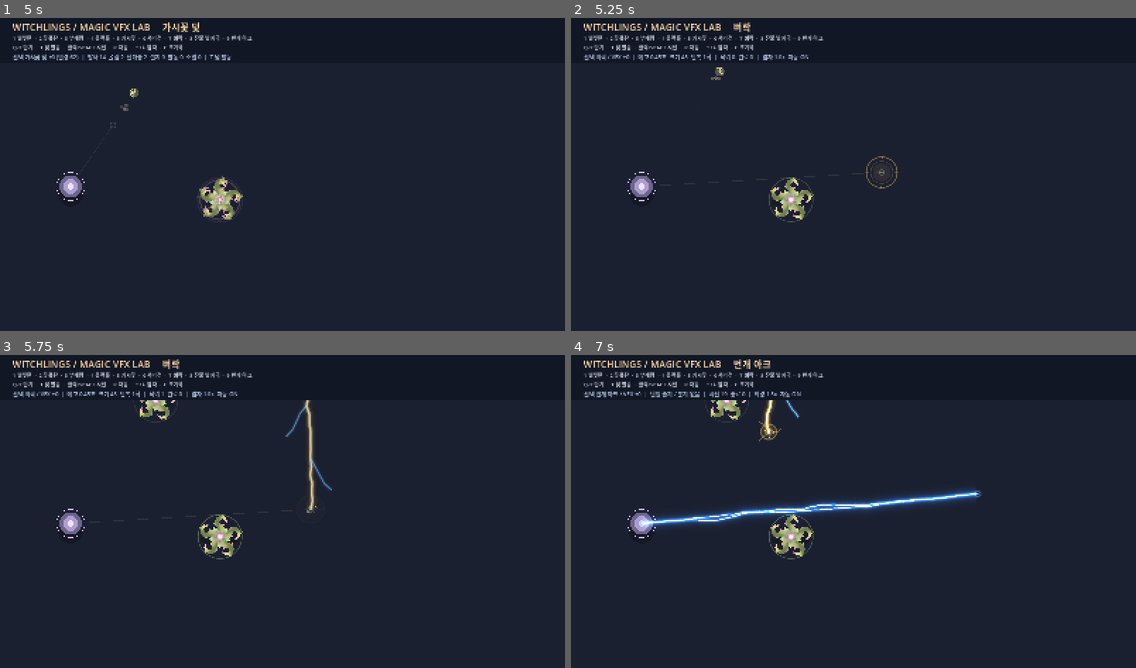
Above: before the commit, frames 1-4 (two rows, left to right).
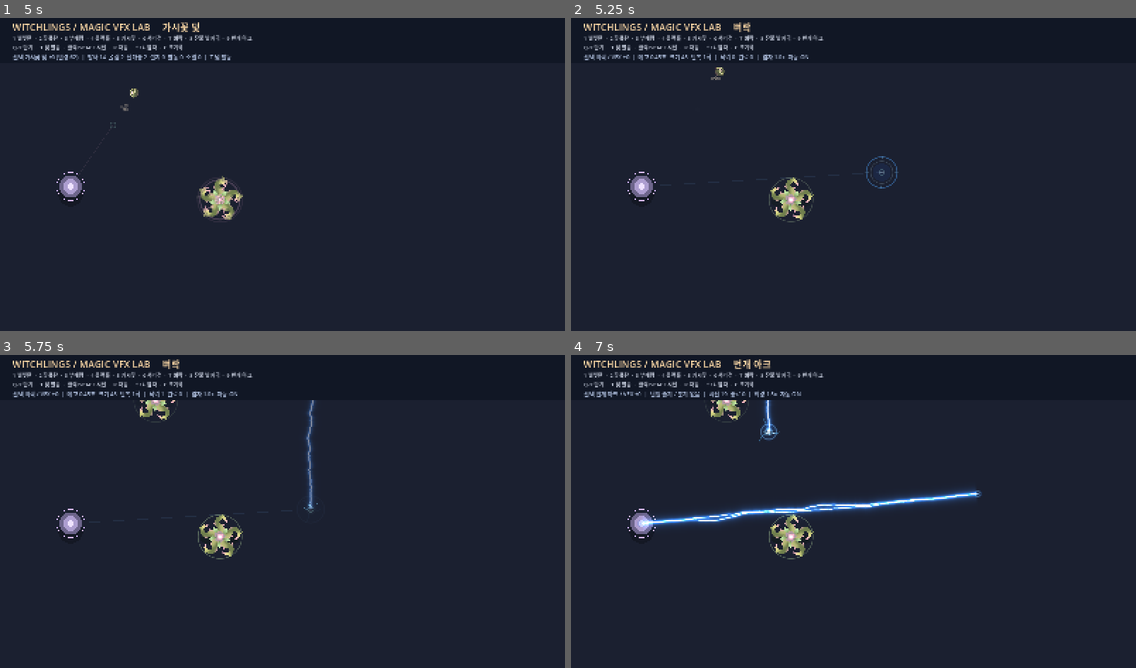
Above: after the commit, the same moments.

Repository: LittleEvasn/Test-Room
Game: Godot game, scene res://scenes/main.tscn
Same seed, same stepped clock (60 frames per second), same inputs: the game is played once before the commit and once after it.
Inputs (mouse positions are in pixels of both pictures, inside the frame that each line leads up to):
- Up to frame 1 (5 s): tap Enter at 0.5 s; move the mouse to (406, 155) at 0.52 s; hold Up 0.53-1.25 s; tap 1 at 0.6 s; click (406, 155) at 0.67 s; tap Space at 0.77, 3.77 s; drag from (169, 187) to (254, 237) at 1.27 s; move the mouse to (339, 102) at 2.02 s; hold Up 2.03-2.75 s; tap 3 at 2.1 s; click (339, 102) at 2.17 s; drag from (254, 237) to (113, 124) at 2.77 s; move the mouse to (452, 221) at 3.52 s; hold Down 3.53-4.25 s; tap 5 at 3.6 s; click (452, 221) at 3.67 s; drag from (113, 124) to (197, 93) at 4.27 s
- Up to frame 2 (5.25 s): move the mouse to (881, 171) at 5.02 s; hold Down from 5.03 s (still down); tap 7 at 5.1 s; click (881, 171) at 5.17 s
- Up to frame 3 (5.75 s): keep holding Down
- Up to frame 4 (7 s): release Down at 5.75 s; drag from (768, 430) to (740, 524) at 5.77 s; move the mouse to (977, 492) at 6.52 s; hold Up from 6.53 s (still down); tap 9 at 6.6 s; click (977, 492) at 6.67 s; tap Space at 6.77 s

Frame 1 is identical in both runs. In frame 2, less than 0.1% of the frame differs, in the area x 52-58%, y 44-55%; in frame 3, 0.6%, in the area x 50-59%, y 14-51%; in frame 4, 0.3%.

Commit message:
Convert slot 7 thunder to unbranched animated fBm lightning

Diff:
--- a/scripts/main.gd
+++ b/scripts/main.gd
@@ -409,7 +409,7 @@
 		3: aiming_color = Color("a38cff")
 		4: aiming_color = Color("ecadd2")
 		5: aiming_color = Color("8ceaff")
-		6: aiming_color = Color("ffe7a3")
+		6: aiming_color = Color("76baff")
 		7: aiming_color = Color("ff9c4e")
 		8: aiming_color = Color("64aeff")
 	draw_line(START_POINT, target_point, Color(aiming_color, 0.09), 2.0)
--- a/scripts/thunder_vfx.gd
+++ b/scripts/thunder_vfx.gd
@@ -1,7 +1,8 @@
 extends Node2D
 ## Lightning STRIKE VISUAL ONLY. No hitboxes, damage, freeze, targeting or balance.
-## Procedural method: GodotLightning (JarLowrey, MIT).
-## Visual hierarchy reference: LeLu 2D Elemental Pack public preview only.
+## The unbranched animated shaft reuses the CC0 FencerDevLog-inspired
+## lightning_arc.gdshader introduced for Test-Room's 9th VFX slot.
+## Previous midpoint-displacement/forked silhouette has been removed.
 ## No paid assets, code, textures or effects imported.
 ##
 ## Sequence: .45s warning -> bright bolt -> impact flash -> ground electricity.
@@ -18,6 +19,9 @@
 const RADII := [45.0, 60.0, 75.0, 90.0]
 const PULSES := [1, 1, 2, 3]
 const MAX_PARTICLES := 42
+const SHAFT_HEIGHT := 390.0
+const STRIP_HEIGHT := 190.0
+const ARC_SHADER: Shader = preload("res://shaders/lightning_arc.gdshader")
 
 var rank: int = 0
 var density: float = 1.0
@@ -27,8 +31,8 @@
 var elapsed: float = 0.0
 var pulse_index: int = 0
 var rng := RandomNumberGenerator.new()
-var main_path: PackedVector2Array = PackedVector2Array()
-var forks: Array[PackedVector2Array] = []
+var bolt_rect: ColorRect
+var bolt_material: ShaderMaterial
 var particles: Array[Dictionary] = []
 var ground_arcs: Array[PackedVector2Array] = []
 
@@ -42,10 +46,38 @@
     elapsed = 0.0
     pulse_index = 0
     rng.randomize()
-    main_path.clear()
-    forks.clear()
     particles.clear()
     _make_ground_arcs()
+
+func _ready() -> void:
+    # The shader's horizontal progress axis is rotated 90 degrees so the
+    # animated line falls from local (0,-390) to the landing point (0,0).
+    bolt_rect = ColorRect.new()
+    bolt_rect.name = "UnbranchedAnimatedStrike"
+    bolt_rect.mouse_filter = Control.MOUSE_FILTER_IGNORE
+    bolt_rect.position = Vector2(STRIP_HEIGHT * 0.5, -SHAFT_HEIGHT)
+    bolt_rect.rotation = PI * 0.5
+    bolt_rect.size = Vector2(SHAFT_HEIGHT, STRIP_HEIGHT)
+    bolt_rect.visible = false
+    bolt_material = ShaderMaterial.new()
+    bolt_material.shader = ARC_SHADER
+    bolt_material.set_shader_parameter("offset_strength", 0.17)
+    bolt_material.set_shader_parameter("core_width", 0.013)
+    bolt_material.set_shader_parameter("speed", 3.9)
+    bolt_material.set_shader_parameter("glow_strength", clampf(0.35 + density * 0.65, 0.0, 2.4))
+    bolt_material.set_shader_parameter("life_alpha", 0.0)
+    bolt_rect.material = bolt_material
+    add_child(bolt_rect)
+
+func _update_bolt_shader() -> void:
+    if bolt_rect == null:
+        return
+    bolt_rect.visible = phase == "STRIKE"
+    if bolt_rect.visible:
+        var t: float = clampf(phase_time / STRIKE_TIME, 0.0, 1.0)
+        # Keep the beam visibly animated while the impact quickly fades.
+        var strength: float = 1.0 - smoothstep(0.13, 1.0, t) * 0.60
+        bolt_material.set_shader_parameter("life_alpha", strength)
 
 func _process(delta: float) -> void:
     var dt: float = minf(delta, 0.1)
@@ -73,53 +105,18 @@
         "GAP":
             if phase_time >= REPEAT_GAP:
                 _begin_strike()
+    _update_bolt_shader()
     queue_redraw()
 
 func _begin_strike() -> void:
     pulse_index += 1
     phase = "STRIKE"
     phase_time = 0.0
-    _build_bolt()
+    # Each strike gets a fresh noise phase; never any secondary bolt/fork.
+    bolt_material.set_shader_parameter("phase_offset", rng.randf_range(-40.0, 40.0))
     _spawn_impact_particles()
     _make_ground_arcs()
     struck.emit(global_position)
-
-func _make_jagged_line(from_point: Vector2, to_point: Vector2,
-        generations: int, displacement: float) -> PackedVector2Array:
-    # Midpoint displacement preserves endpoints and gives naturally varied
-    # angular lightning, unlike a fixed 4-point zigzag.
-    var pts: PackedVector2Array = PackedVector2Array([from_point, to_point])
-    var deviation: float = displacement
-    for generation in range(generations):
-        var next_pts: PackedVector2Array = PackedVector2Array()
-        for i in range(pts.size() - 1):
-            var a: Vector2 = pts[i]
-            var b: Vector2 = pts[i + 1]
-            var midpoint: Vector2 = (a + b) * 0.5
-            var sideways: Vector2 = (b - a).orthogonal().normalized()
-            midpoint += sideways * rng.randf_range(-deviation, deviation)
-            next_pts.append(a)
-            next_pts.append(midpoint)
-        next_pts.append(to_point)
-        pts = next_pts
-        deviation *= 0.52
-    return pts
-
-func _build_bolt() -> void:
-    # Position is LOCAL to the eventual impact at (0, 0).
-    # For a top-down test, a 390px projected lightning shaft reads as overhead.
-    # 16 clear segments, a narrower central shaft, two limited side arcs.
-    var source: Vector2 = Vector2(rng.randf_range(-17.0, 17.0), -390.0)
-    main_path = _make_jagged_line(source, Vector2.ZERO, 4, 31.0)
-    forks.clear()
-    for fork_index in range(2):
-        var junction_index: int = (4 if fork_index == 0 else 10) + rng.randi_range(-1, 1)
-        var source_point: Vector2 = main_path[junction_index]
-        var sideways: float = -1.0 if fork_index == 0 else 1.0
-        var target: Vector2 = source_point + Vector2(
-            sideways * rng.randf_range(50.0, 98.0),
-            rng.randf_range(65.0, 110.0))
-        forks.append(_make_jagged_line(source_point, target, 2, 13.0))
 
 func _spawn_impact_particles() -> void:
     if density <= 0.0:
@@ -151,7 +148,7 @@
 
 func _make_ground_arcs() -> void:
     ground_arcs.clear()
-    # Only three short near-ground discharges. The central flare carries impact.
+    # Three short GROUND discharges are separate impact accents, not bolt branches.
     for i in range(3):
         var angle: float = (float(i) / 3.0) * TAU + rng.randf_range(-0.3, 0.3)
         var radial: Vector2 = Vector2.RIGHT.rotated(angle)
@@ -169,7 +166,6 @@
         "WARNING":
             _draw_warning()
         "STRIKE":
-            _draw_strike()
             _draw_impact()
         "AFTER":
             _draw_residual()
@@ -181,73 +177,49 @@
     var t: float = clampf(phase_time / WARNING_TIME, 0.0, 1.0)
     var breathe: float = 0.5 + 0.5 * sin(elapsed * 18.0)
     var transparency: float = (0.27 + 0.23 * breathe) * (0.78 + 0.22 * t)
-    draw_circle(Vector2.ZERO, radius * 0.56, Color(1.0, 0.73, 0.28, 0.08 + 0.07 * t))
+    draw_circle(Vector2.ZERO, radius * 0.56, Color(0.18, 0.42, 1.0, 0.08 + 0.07 * t))
     draw_arc(Vector2.ZERO, radius * (0.90 + 0.08 * (1.0 - t)),
-        0.0, TAU, 64, Color(1.0, 0.78, 0.33, transparency), 2.1, true)
+        0.0, TAU, 64, Color(0.31, 0.65, 1.0, transparency), 2.1, true)
     draw_arc(Vector2.ZERO, radius * 0.70, 0.0, TAU, 56,
-        Color(1.0, 0.97, 0.77, 0.15 + 0.17 * t), 1.2, true)
-    # Telegraph radial marks and a clear impact center, not a damage circle.
+        Color(0.77, 0.93, 1.0, 0.15 + 0.17 * t), 1.2, true)
+    # Blue telegraph radial marks and a clear impact center, not a damage circle.
     for i in range(4):
         var a: float = float(i) * TAU / 4.0 + elapsed * 0.45
         var ray: Vector2 = Vector2.RIGHT.rotated(a)
         draw_line(ray * radius * 0.85, ray * radius * 1.01,
-            Color(1.0, 0.9, 0.58, transparency * 0.65), 2.0, true)
+            Color(0.53, 0.81, 1.0, transparency * 0.65), 2.0, true)
     draw_line(Vector2(-8.0, 0.0), Vector2(8.0, 0.0),
-        Color(1.0, 0.96, 0.72, 0.24 + t * 0.45), 1.4, true)
+        Color(0.83, 0.95, 1.0, 0.24 + t * 0.45), 1.4, true)
     draw_line(Vector2(0.0, -8.0), Vector2(0.0, 8.0),
-        Color(1.0, 0.96, 0.72, 0.24 + t * 0.45), 1.4, true)
+        Color(0.83, 0.95, 1.0, 0.24 + t * 0.45), 1.4, true)
 
 func _draw_repeat_warning() -> void:
     var t: float = clampf(phase_time / REPEAT_GAP, 0.0, 1.0)
-    draw_circle(Vector2.ZERO, radius * 0.5, Color(1.0, 0.85, 0.45, 0.06 + 0.08 * t))
+    draw_circle(Vector2.ZERO, radius * 0.5, Color(0.23, 0.56, 1.0, 0.06 + 0.08 * t))
     draw_arc(Vector2.ZERO, radius * 0.80, 0.0, TAU, 48,
-        Color(1.0, 0.84, 0.38, 0.21 + t * 0.27), 1.8, true)
-
-func _draw_gold_bolt(points: PackedVector2Array, strength: float) -> void:
-    if points.size() < 2:
-        return
-    # One dominant shaft: warm aura, gold corona, bright cream-white core.
-    draw_polyline(points, Color(1.0, 0.64, 0.19, 0.11 * strength), 26.0, true)
-    draw_polyline(points, Color(1.0, 0.81, 0.30, 0.29 * strength), 14.0, true)
-    draw_polyline(points, Color(1.0, 0.95, 0.63, 0.83 * strength), 7.1, true)
-    draw_polyline(points, Color(1.0, 1.0, 0.94, 0.98 * strength), 3.0, true)
-
-func _draw_blue_arc(points: PackedVector2Array, strength: float) -> void:
-    if points.size() < 2:
-        return
-    # Cool accents follow the main bolt without competing for focus.
-    draw_polyline(points, Color(0.15, 0.37, 1.0, 0.11 * strength), 15.0, true)
-    draw_polyline(points, Color(0.23, 0.66, 1.0, 0.45 * strength), 6.8, true)
-    draw_polyline(points, Color(0.75, 0.94, 1.0, 0.76 * strength), 2.2, true)
-
-func _draw_strike() -> void:
-    var t: float = clampf(phase_time / STRIKE_TIME, 0.0, 1.0)
-    var intensity: float = 1.0 - smoothstep(0.10, 1.0, t) * 0.52
-    _draw_gold_bolt(main_path, intensity)
-    for fork in forks:
-        _draw_blue_arc(fork, intensity * 0.85)
+        Color(0.43, 0.70, 1.0, 0.21 + t * 0.27), 1.8, true)
 
 func _draw_impact() -> void:
     var t: float = clampf(phase_time / STRIKE_TIME, 0.0, 1.0)
     var fade: float = 1.0 - smoothstep(0.0, 1.0, t)
     draw_circle(Vector2.ZERO, radius * (0.45 + t * 0.38),
-        Color(1.0, 0.72, 0.26, fade * 0.12))
+        Color(0.23, 0.52, 1.0, fade * 0.12))
     draw_circle(Vector2.ZERO, radius * (0.22 + t * 0.11),
-        Color(1.0, 0.90, 0.49, fade * 0.39))
+        Color(0.60, 0.85, 1.0, fade * 0.39))
     draw_circle(Vector2.ZERO, radius * (0.09 + t * 0.04),
-        Color(1.0, 1.0, 0.92, fade * 0.97))
+        Color(0.92, 0.97, 1.0, fade * 0.97))
     draw_arc(Vector2.ZERO, radius * (0.30 + 0.66 * t), 0.0, TAU, 56,
-        Color(1.0, 0.85, 0.43, fade * 0.45), 2.6, true)
+        Color(0.48, 0.75, 1.0, fade * 0.45), 2.6, true)
     for branch in ground_arcs:
-        draw_polyline(branch, Color(1.0, 0.86, 0.39, fade * 0.47), 1.8, true)
+        draw_polyline(branch, Color(0.36, 0.74, 1.0, fade * 0.47), 1.8, true)
 
 func _draw_residual() -> void:
     var t: float = clampf(phase_time / AFTER_TIME, 0.0, 1.0)
     var fade: float = pow(1.0 - t, 2.0)
     draw_circle(Vector2.ZERO, radius * (0.24 + 0.15 * t),
-        Color(1.0, 0.81, 0.37, fade * 0.10))
+        Color(0.16, 0.50, 1.0, fade * 0.10))
     draw_arc(Vector2.ZERO, radius * (0.90 + t * 0.18), 0.0, TAU, 56,
-        Color(1.0, 0.84, 0.44, fade * 0.17), 1.9, true)
+        Color(0.44, 0.73, 1.0, fade * 0.17), 1.9, true)
     for i in range(ground_arcs.size()):
         if i == 1 and t > 0.42:
             continue
@@ -261,7 +233,7 @@
         var axis: Vector2 = velocity.normalized()
         var size: float = float(spark["size"]) * alpha
         draw_line(pos - axis * size * 0.3, pos + axis * size * 1.7,
-            Color(1.0, 0.93, 0.60, alpha * 0.87), 1.5, true)
+            Color(0.52, 0.83, 1.0, alpha * 0.87), 1.5, true)
         if size > 1.5:
             draw_circle(pos, size * 0.36,
-                Color(1.0, 1.0, 0.86, alpha * 0.75))
+                Color(0.90, 0.96, 1.0, alpha * 0.75))
Not shown, changed: README.md
